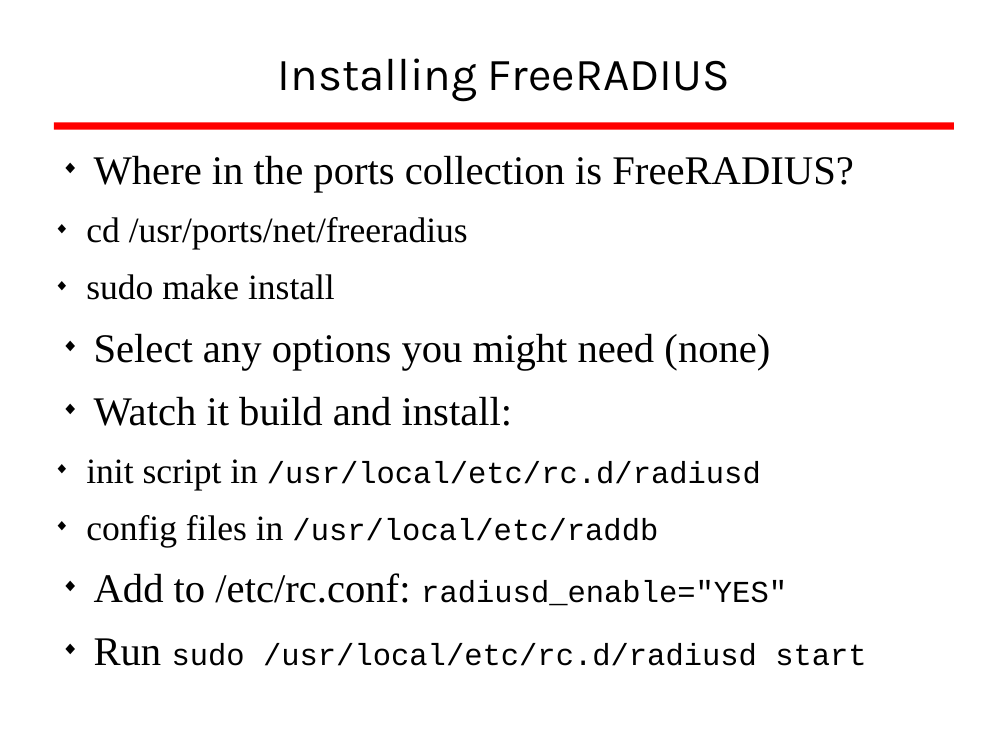
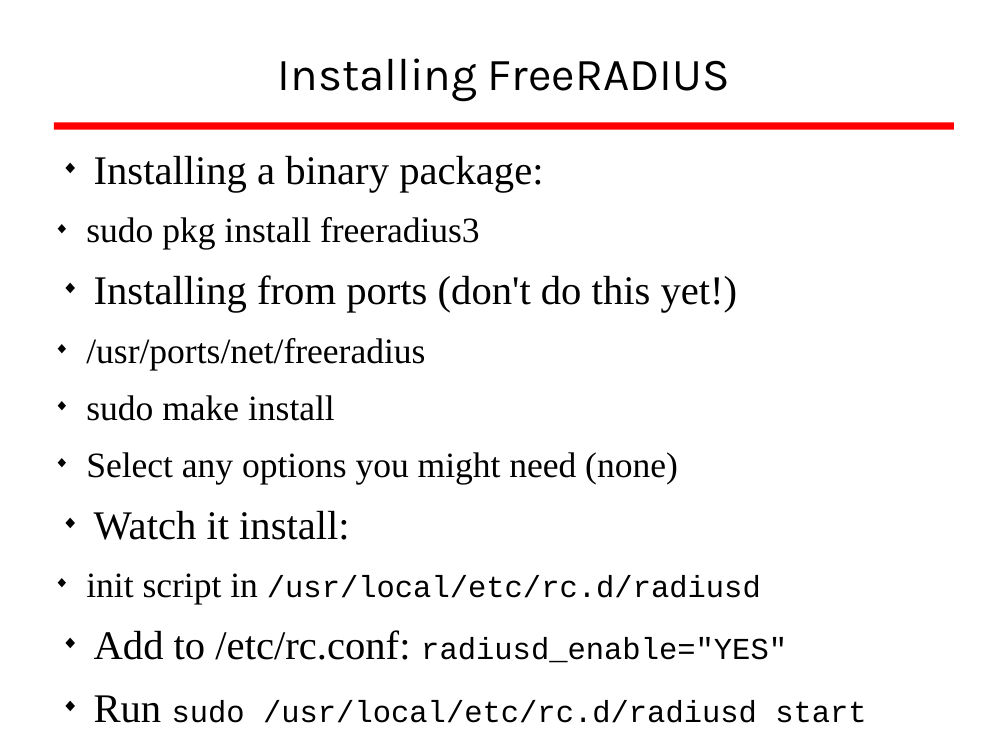
Before and after one commit to afnog/sse, a slide deck: slide 27 of radius/radius_presentation.odp. Drawn at 1008x756 pixels with LibreOffice and Linux fonts; fonts in the diff are those of the drawing; background and template pictures are left out. Boxes give left, top, right and bottom in pixels: in the first picture for what was removed or moved away, otherwise in the second. Text is boxed around its words. In the diff, an @@ line names an element or a change of style, - is before the commit and + after.

Commit message:
/ ‘radius/radius_presentation.odp’

```diff
--- a/radius/radius_presentation.odp
+++ b/radius/radius_presentation.odp
@@ text at (86, 155, 738, 369): text changed @@
-◆ Where in the ports collection is FreeRADIUS?
-  ◆ cd /usr/ports/net/freeradius
+◆ Installing a binary package:
+  ◆ sudo pkg install freeradius3
+◆ Installing from ports (don't do this yet!)
+  ◆ /usr/ports/net/freeradius
@@ text at (86, 452, 678, 484): size 32 to 28 pt in "Select any options you might need (none)"; list level 1 to 2 in "Select any options you might ..." @@
@@ text at (86, 515, 658, 547): paragraph removed @@
-  ◆ config files in /usr/local/etc/raddb
@@ text at (94, 510, 349, 540): text changed @@
-◆ Watch it build and install:
+◆ Watch it install:
```
Also in this commit, not shown: 1 other slide changed.
